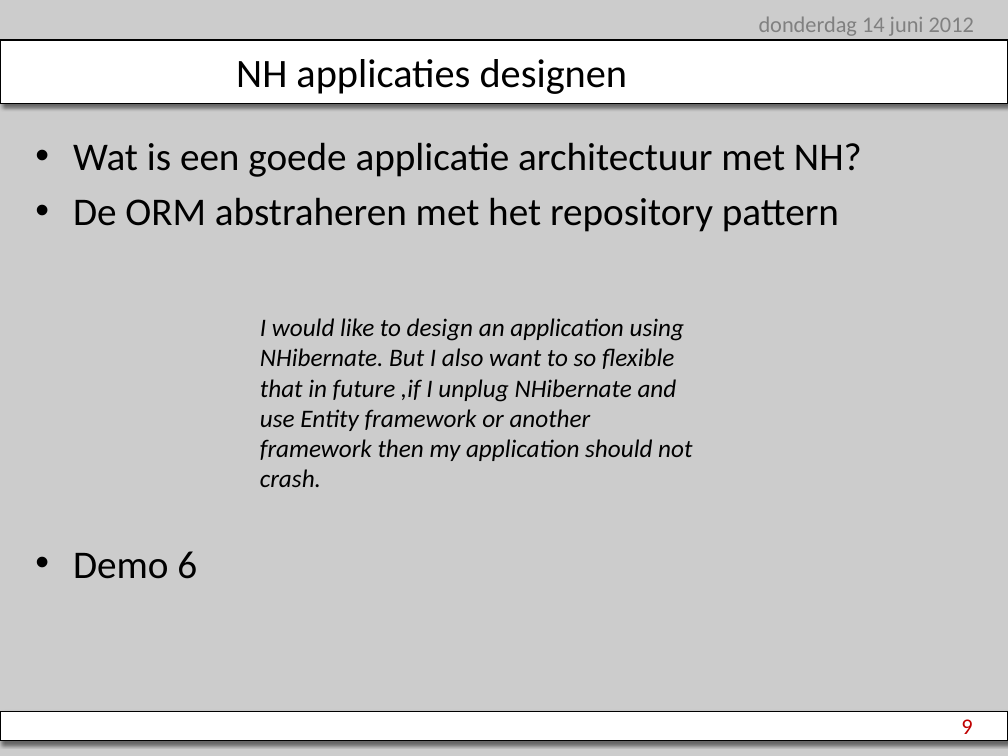
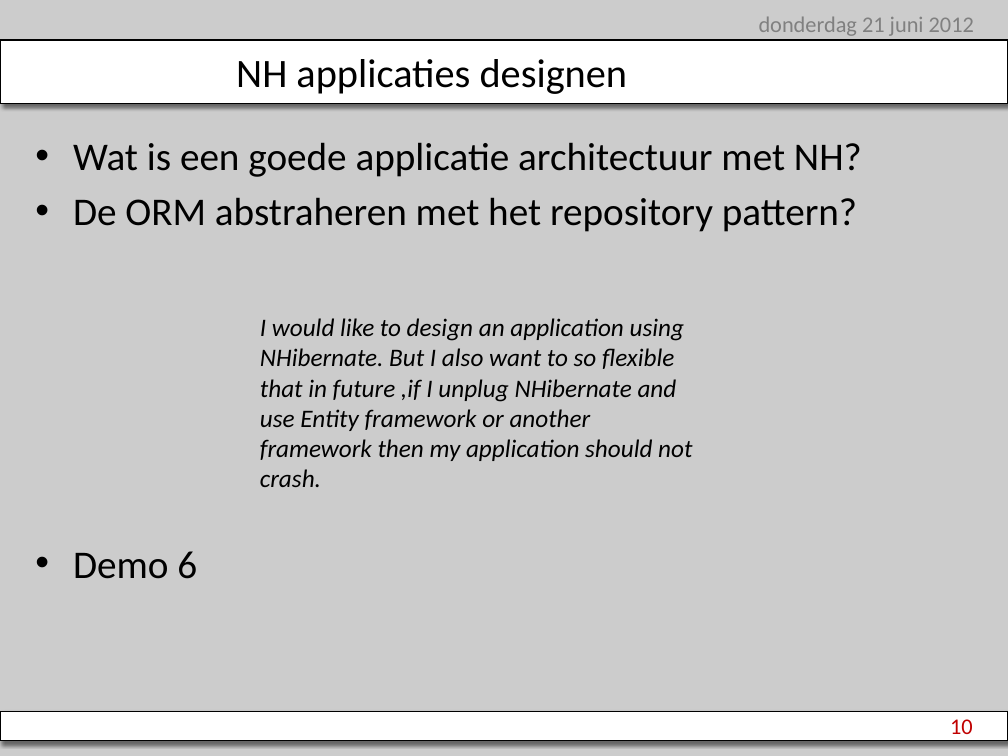
Before and after one commit to stevenlauwers22/NHibernate.QFrameBootcamp, a slide deck: slide 10 of NHibernateCourse.pptx (slide 9 before the commit). Drawn at 1008x756 pixels with LibreOffice and Linux fonts; fonts in the diff are those of the drawing; background and template pictures are left out. Boxes give left, top, right and bottom in pixels: in the first picture for what was removed or moved away, otherwise in the second. Text is boxed around its words. In the diff, an @@ line names an element or a change of style, - is before the commit and + after.

```diff
--- a/NHibernateCourse.pptx
+++ b/NHibernateCourse.pptx
@@ text at <box>759,16,974,36</box>: text changed @@
-donderdag 14 juni 2012
+donderdag 21 juni 2012
@@ text at <box>73,197,857,232</box>: text changed @@
-• De ORM abstraheren met het repository pattern
+• De ORM abstraheren met het repository pattern?
@@ page number at <box>950,719,973,734</box>: text changed @@
-9
+10
```
Also in this commit, not shown: 11 other slides changed, 3 slides added, 9 other files.
